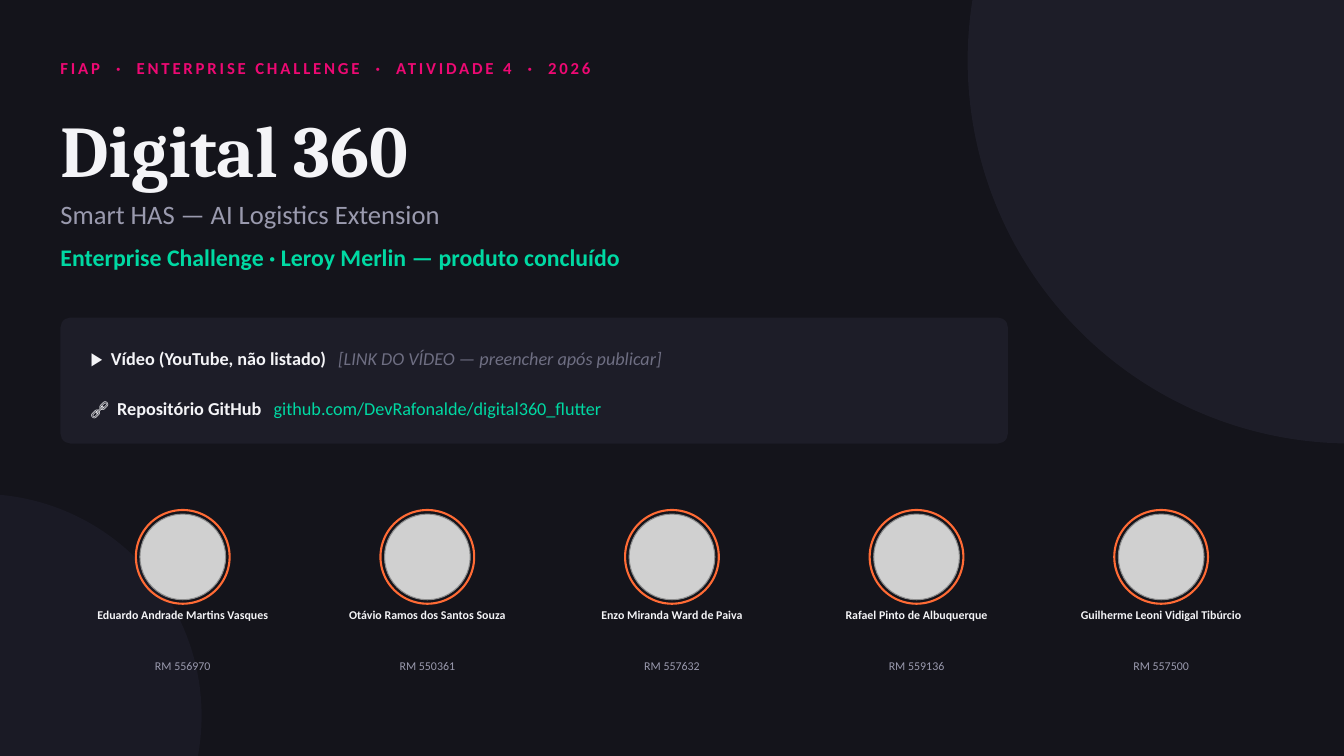
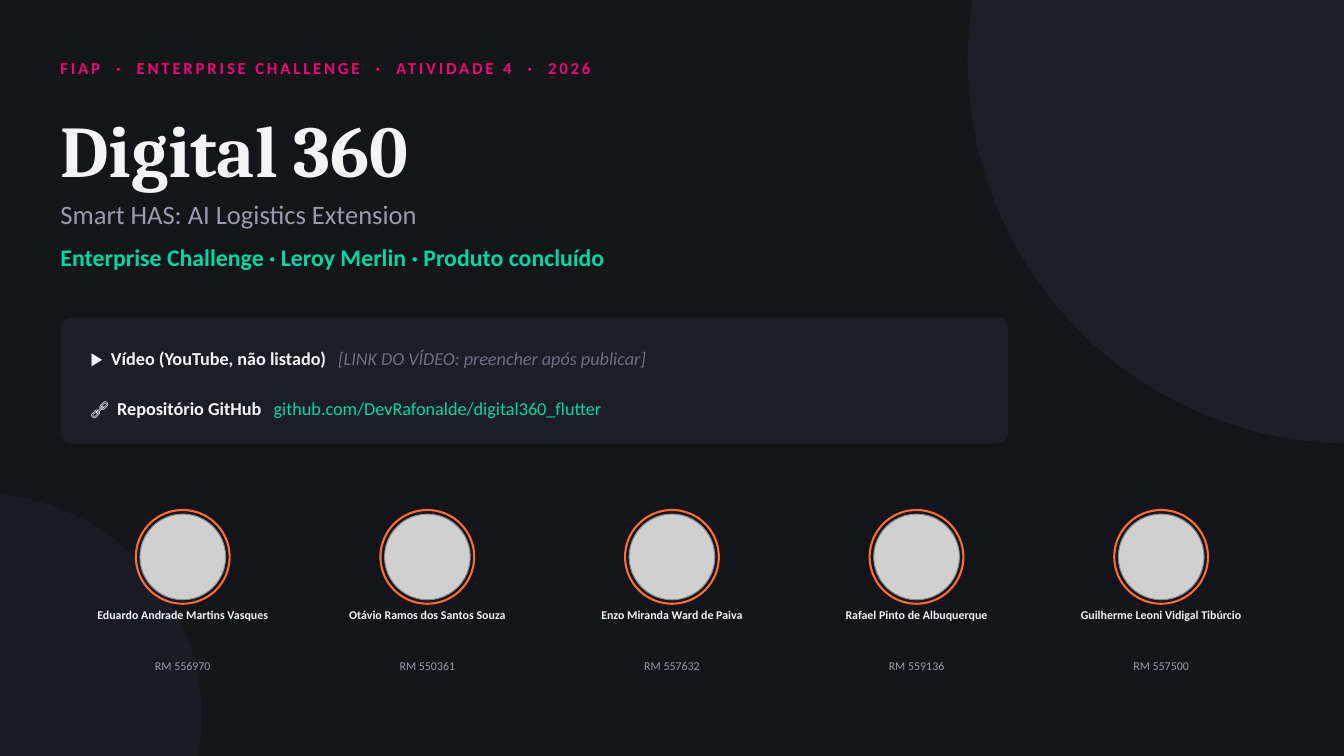
Before and after one commit to DevRafonalde/digital360_flutter, a slide deck: slide 1 of docs/atividade4/SLIDES_ATIVIDADE4.pptx. Drawn at 1344x756 pixels with LibreOffice and Linux fonts; fonts in the diff are those of the drawing; grey boxes stand for pictures. Boxes give left, top, right and bottom in pixels: in the first picture for what was removed or moved away, otherwise in the second. Text is boxed around its words. In the diff, an @@ line names an element or a change of style, - is before the commit and + after.

```diff
--- a/docs/atividade4/SLIDES_ATIVIDADE4.pptx
+++ b/docs/atividade4/SLIDES_ATIVIDADE4.pptx
@@ text at [60, 205, 417, 229]: text changed @@
-Smart HAS — AI Logistics Extension
+Smart HAS: AI Logistics Extension
@@ text at [60, 249, 604, 270]: text changed @@
-Enterprise Challenge · Leroy Merlin — produto concluído
+Enterprise Challenge · Leroy Merlin · Produto concluído
@@ text at [111, 350, 646, 368]: text changed @@
-▶ Vídeo (YouTube, não listado) [LINK DO VÍDEO — preencher após publicar]
+▶ Vídeo (YouTube, não listado) [LINK DO VÍDEO: preencher após publicar]
```
Also in this commit, not shown: 7 other slides changed, 2 other files.
